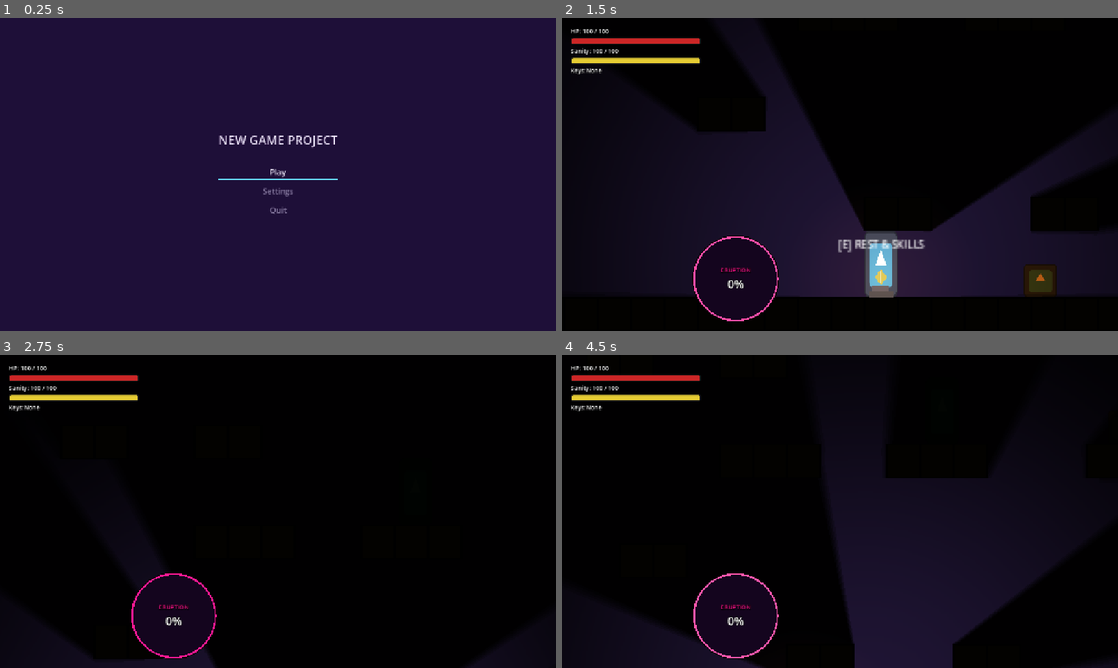
Above: before the commit, frames 1-4 (two rows, left to right).
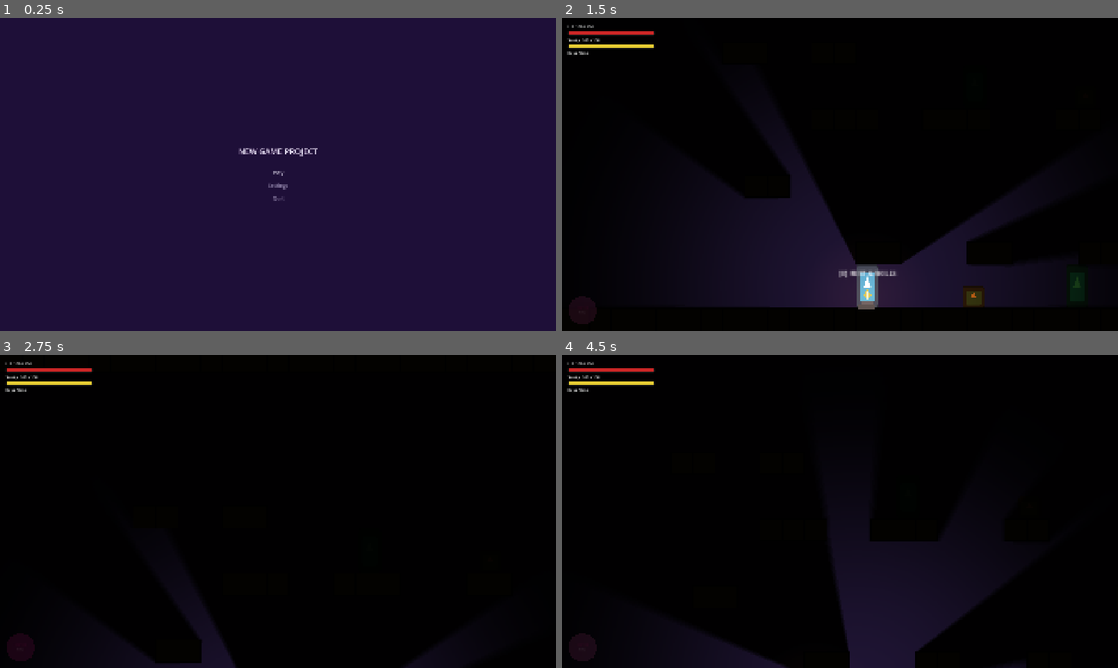
Above: after the commit, the same moments.

Repository: hikarirainbow/New-Project
Game: Godot game, scene res://scenes/ui/main_menu.tscn
The game is run twice, just before and just after one commit, with the same random seed, the same clock (stepped at 60 frames per second) and the same inputs. The engine's default icon, where the game draws it, is replaced by a stand-in: a white triangle on a blue panel in a dark square.
Inputs (mouse positions are in pixels of both pictures, inside the frame that each line leads up to):
- Up to frame 1 (0.25 s): no input
- Up to frame 2 (1.5 s): click "Play" at 0.5 s; click "New Game" at 1.25 s
- Up to frame 3 (2.75 s): tap Enter at 2 s; move the mouse to (305, 511) at 2.02 s; hold Up from 2.03 s (still down); tap X (attack) at 2.1 s; tap Space (jump) at 2.27, 2.3, 2.57 s
- Up to frame 4 (4.5 s): keep holding Up; move the mouse to (812, 511) at 2.77 s; tap Space (jump) at 2.85, 3.02, 3.32, 3.8 s; tap X (attack) at 3.05, 3.6 s; move the mouse to (851, 505) at 3.52 s; move the mouse to (834, 517) at 4.27 s; tap C (dash) at 4.35 s

The runs differ from the first frame. In frame 1, 0.8% of the frame differs, in the area x 39-61%, y 37-63%; in frame 2, 17%, in the area x 0-100%, y 2-98%; in frame 3, 4.6%; in frame 4, 11%.

Commit message:
feat: optimize eruption indicator UI, implement grab enemy telegraphing warning, reaction delay, and fencing cooldown logic

Diff:
--- a/project.godot
+++ b/project.godot
@@ -23,8 +23,8 @@
 
 [display]
 
-window/size/viewport_width=1280
-window/size/viewport_height=720
+window/size/viewport_width=1920
+window/size/viewport_height=1080
 window/stretch/mode="canvas_items"
 
 [input]
--- a/scenes/enemies/grab_enemy.gd
+++ b/scenes/enemies/grab_enemy.gd
@@ -29,10 +29,10 @@
 # Attack Settings
 @export_group("Attack Settings")
 @export var attack_range: float = 60.0
-@export var attack_cooldown: float = 1.5
-@export var attack_duration: float = 0.3
-@export var attack_damage_window_start: float = 0.1
-@export var attack_damage_window_end: float = 0.25
+@export var attack_cooldown: float = 2.2
+@export var attack_duration: float = 1.0
+@export var attack_damage_window_start: float = 0.8
+@export var attack_damage_window_end: float = 0.95
 
 var attack_cooldown_timer: float = 0.0
 var attack_active_timer: float = 0.0
@@ -102,7 +102,11 @@
 
 	# Knockback processing (shared from Actor)
 	if knockback_timer > 0.0:
-		is_attacking_state = false # Interrupt attack on hit/knockback
+		if is_attacking_state:
+			is_attacking_state = false # Interrupt attack on hit/knockback
+			if has_node("Sprite2D"):
+				$Sprite2D.modulate = Color(1.0, 1.0, 1.0, 1.0)
+			queue_redraw()
 		if current_state == State.ATTRACTED:
 			knockback_timer = 0.0
 		else:
@@ -122,6 +126,19 @@
 
 		# Active damage window check
 		var time_elapsed = attack_duration - attack_active_timer
+
+		# Telegraphing visual: flash/modulate red during wind-up
+		if has_node("Sprite2D"):
+			if time_elapsed < attack_damage_window_start:
+				var flash = int(time_elapsed * 15.0) % 2 == 0
+				$Sprite2D.modulate = Color(1.0, 0.3, 0.3, 1.0) if flash else Color(1.0, 0.8, 0.8, 1.0)
+			else:
+				# Restore standard modulate for active frames and recovery
+				if current_state == State.DEAD:
+					$Sprite2D.modulate = Color(0.5, 0.5, 0.5, 1.0)
+				else:
+					$Sprite2D.modulate = Color(1.0, 1.0, 1.0, 1.0)
+
 		if time_elapsed >= attack_damage_window_start and time_elapsed <= attack_damage_window_end:
 			if not has_dealt_damage_this_attack and player_ref and is_instance_valid(player_ref) and player_ref.current_state != player_ref.State.DEFEATED:
 				var player_pos = player_ref.global_position
@@ -138,6 +155,8 @@
 
 		if attack_active_timer <= 0.0:
 			is_attacking_state = false
+			if has_node("Sprite2D"):
+				$Sprite2D.modulate = Color(1.0, 1.0, 1.0, 1.0)
 
 		queue_redraw()
 		return
@@ -156,6 +175,7 @@
 	# Transition → CHASE if player is within radius
 	if player_ref and global_position.distance_to(player_ref.global_position) <= chase_radius:
 		current_state = State.CHASE
+		attack_cooldown_timer = 0.8 # Initial reaction delay when spotting player
 		return
 
 	var should_flip := false
@@ -217,15 +237,37 @@
 	if has_node("Sprite2D"):
 		$Sprite2D.flip_h = direction < 0
 
+	var move_direction := direction
+	var current_speed := chase_speed
+
+	# Maintain combat distance during cooldown to prevent collision contact damage spam
+	if attack_cooldown_timer > 0.0:
+		var retreat_threshold = attack_range + 10.0 # 70px
+		var stop_threshold = attack_range + 35.0    # 95px
+
+		if dist < retreat_threshold:
+			# Too close! Back away slowly (opposite of player direction)
+			move_direction = -direction
+			current_speed = patrol_speed * 0.8
+		elif dist <= stop_threshold:
+			# In the sweet spot, stand still and wait
+			move_direction = 0
+			current_speed = 0.0
+		else:
+			# Too far, close the gap slowly
+			move_direction = direction
+			current_speed = chase_speed * 0.7
+
 	# Simple wall-jump: if blocked by wall and player is above, jump
-	wall_ray.target_position.x = direction * wall_raycast_length
-	wall_ray.force_raycast_update()
-	if wall_ray.is_colliding() and is_on_floor():
-		var dy := player_ref.global_position.y - global_position.y
-		if dy < jump_height_threshold:
-			velocity.y = -wall_jump_force
-
-	velocity.x = direction * chase_speed
+	if move_direction != 0:
+		wall_ray.target_position.x = move_direction * wall_raycast_length
+		wall_ray.force_raycast_update()
+		if wall_ray.is_colliding() and is_on_floor():
+			var dy := player_ref.global_position.y - global_position.y
+			if dy < jump_height_threshold:
+				velocity.y = -wall_jump_force
+
+	velocity.x = move_direction * current_speed
 	move_and_slide()
 	_apply_contact_damage()
 
@@ -251,6 +293,8 @@
 # ── DEATH (override Actor.die) ───────────────────────────────────────────────
 func die() -> void:
 	current_state = State.DEAD
+	is_attacking_state = false
+	queue_redraw()
 
 	# Remove enemy collision; keep floor collision so corpse doesn't fall through
 	set_deferred("collision_layer", 0)
@@ -332,8 +376,38 @@
 	if current_state == State.ATTRACTED:
 		final_amount = amount * 2
 		super(final_amount, Vector2.ZERO, attacker)
-	else:
-		super(final_amount, source_position, attacker)
+		return
+
+	# Check if hit during attack wind-up (charge phase)
+	if is_attacking_state:
+		var time_elapsed = attack_duration - attack_active_timer
+		if time_elapsed < attack_damage_window_start:
+			# Wind-up phase: 20% chance to disrupt (reset wind-up)
+			if randf() < 0.20:
+				# Reset wind-up to start
+				attack_active_timer = attack_duration
+				has_dealt_damage_this_attack = false
+				print("[COMBAT] ", name, " wind-up disrupted! Resetting charge.")
+				# Play a quick visual cue (flash bright white briefly)
+				if has_node("Sprite2D"):
+					$Sprite2D.modulate = Color(2.0, 2.0, 2.0, 1.0)
+					var t = create_tween()
+					t.tween_property($Sprite2D, "modulate", Color(1.0, 0.3, 0.3, 1.0), 0.1)
+				# Deal damage but NO knockback (pass Vector2.ZERO)
+				super(final_amount, Vector2.ZERO, attacker)
+				queue_redraw()
+				return
+			else:
+				# 80% chance: ignore interrupt (super armor), deal damage but NO knockback
+				print("[COMBAT] ", name, " ignored interrupt during wind-up (super armor).")
+				super(final_amount, Vector2.ZERO, attacker)
+				return
+		else:
+			# During active/recovery frames, let it be interrupted normally
+			super(final_amount, source_position, attacker)
+			return
+
+	super(final_amount, source_position, attacker)
 
 func _draw() -> void:
 	if is_attacking_state:
--- a/scenes/enemies/orc.gd
+++ b/scenes/enemies/orc.gd
@@ -10,3 +10,4 @@
 	sp_gain = 2
 	contact_hitbox_size = Vector2(60.0, 90.0)
 	key_name_to_drop = "Boss Key"
+	attack_cooldown = 2.8
--- a/scenes/player/components/attract_skill_component.gd
+++ b/scenes/player/components/attract_skill_component.gd
@@ -28,6 +28,7 @@
 
 func cast_skill() -> void:
 	cooldown_timer = cooldown_duration
+	player.attract_cast_timer = 0.3 # Lock player direction/movement during cast
 
 	# Deduct 20 sanity points on cast
 	if player.corruption_component:
--- a/scenes/player/player.gd
+++ b/scenes/player/player.gd
@@ -49,6 +49,7 @@
 var recoil_timer: float = 0.0
 var is_at_checkpoint: bool = false
 var has_double_jumped: bool = false
+var attract_cast_timer: float = 0.0
 
 # Quick Time Event (QTE) tracking variables
 var qte_progress: float = 0.0
@@ -107,6 +108,9 @@
 
 	if recoil_timer > 0.0:
 		recoil_timer -= delta
+
+	if attract_cast_timer > 0.0:
+		attract_cast_timer -= delta
 
 	# Process invincibility timer and sprite flashing effect
 	if invincibility_timer > 0.0:
@@ -136,6 +140,16 @@
 
 # Logic loop for free movement state
 func handle_move_state(delta: float) -> void:
+	# If casting attract skill, lock control/movement and lock direction
+	if attract_cast_timer > 0.0:
+		if is_on_floor():
+			velocity.x = 0.0
+		if not is_on_floor():
+			var active_gravity = gravity * fall_gravity_multiplier if velocity.y > 0 else gravity
+			velocity.y += active_gravity * delta
+		move_and_slide()
+		return
+
 	# Check for special H-scene (rape) trigger
 	if Input.is_action_just_pressed("skill_rape"):
 		var enemies = get_tree().get_nodes_in_group("enemies")
@@ -398,6 +412,10 @@
 	attack_component.interrupt()
 	dash_component.interrupt()
 	climb_component.interrupt()
+	attract_cast_timer = 0.0
+	var attract_skill = get_node_or_null("AttractSkillComponent")
+	if attract_skill:
+		attract_skill.cone_alpha = 0.0
 
 	var is_below_half_hp = current_health < max_health * 0.5
 	var would_survive = (current_health - final_amount) > 0
--- a/scenes/ui/eruption_indicator.gd
+++ b/scenes/ui/eruption_indicator.gd
@@ -4,6 +4,11 @@
 var title_label: Label = null
 var value_label: Label = null
 var player_ref: Player = null
+
+# Dynamic Opacity & Alert Configuration
+var target_opacity: float = 0.1
+var show_timer: float = 0.0
+var prev_eruption_progress: float = -1.0
 
 func _ready() -> void:
 	# Configure anchors for bottom-left positioning
@@ -12,14 +17,20 @@
 	anchor_left = 0.0
 	anchor_right = 0.0
 
-	# 200x200 pixels size, shifted right by 300px, 20px margin from bottom
-	offset_left = 300.0
-	offset_top = -220.0
-	offset_right = 500.0
+	# 100x100 pixels size, shifted right by 20px, 20px margin from bottom
+	offset_left = 20.0
+	offset_top = -120.0
+	offset_right = 120.0
 	offset_bottom = -20.0
 
-	custom_minimum_size = Vector2(200, 200)
+	custom_minimum_size = Vector2(100, 100)
 	mouse_filter = Control.MOUSE_FILTER_IGNORE
+
+	# Set pivot to center for nice scale pulsing animations
+	pivot_offset = Vector2(50, 50)
+
+	# Start with low opacity
+	modulate.a = 0.1
 
 	# Set up VBoxContainer for centering labels
 	var vbox = VBoxContainer.new()
@@ -27,28 +38,29 @@
 	vbox.set_anchors_preset(Control.PRESET_FULL_RECT)
 	vbox.alignment = BoxContainer.ALIGNMENT_CENTER
 	vbox.mouse_filter = Control.MOUSE_FILTER_IGNORE
+	vbox.add_theme_constant_override("separation", -2)
 	add_child(vbox)
 
-	# Title Label
+	# Title Label (Small "ERUPTION")
 	title_label = Label.new()
 	title_label.name = "TitleLabel"
 	title_label.text = "ERUPTION"
 	title_label.horizontal_alignment = HORIZONTAL_ALIGNMENT_CENTER
-	title_label.add_theme_font_size_override("font_size", 14)
+	title_label.add_theme_font_size_override("font_size", 8)
 	title_label.add_theme_color_override("font_color", Color(1.0, 0.078, 0.576)) # Hot Pink
 	title_label.add_theme_color_override("font_outline_color", Color(0, 0, 0, 1))
-	title_label.add_theme_constant_override("outline_size", 5)
+	title_label.add_theme_constant_override("outline_size", 3)
 	vbox.add_child(title_label)
 
-	# Value Label
+	# Value Label (Larger "%")
 	value_label = Label.new()
 	value_label.name = "ValueLabel"
 	value_label.text = "0%"
 	value_label.horizontal_alignment = HORIZONTAL_ALIGNMENT_CENTER
-	value_label.add_theme_font_size_override("font_size", 26)
+	value_label.add_theme_font_size_override("font_size", 14)
 	value_label.add_theme_color_override("font_color", Color(1.0, 1.0, 1.0))
 	value_label.add_theme_color_override("font_outline_color", Color(0, 0, 0, 1))
-	value_label.add_theme_constant_override("outline_size", 5)
+	value_label.add_theme_constant_override("outline_size", 4)
 	vbox.add_child(value_label)
 
 	# Fetch player reference
@@ -64,16 +76,42 @@
 		var eruption_progress = (100.0 - max_sanity_val) / 50.0 * 100.0
 		value_label.text = "%d%%" % int(round(eruption_progress))
 
+		# If Eruption progress changed, trigger 3-second visibility window and pulse scale
+		if prev_eruption_progress >= 0.0 and abs(eruption_progress - prev_eruption_progress) > 0.01:
+			show_timer = 3.0
+			var tween = create_tween()
+			tween.tween_property(self, "scale", Vector2(1.15, 1.15), 0.1).set_trans(Tween.TRANS_SINE).set_ease(Tween.EASE_OUT)
+			tween.tween_property(self, "scale", Vector2(1.0, 1.0), 0.15).set_trans(Tween.TRANS_SINE).set_ease(Tween.EASE_IN)
+
+		prev_eruption_progress = eruption_progress
+
+		# H-scene active check
+		var h_scene_active = player_ref._h_scene_active
+
 		# If H-scene is active, flash red/pink title alert
-		if player_ref._h_scene_active:
+		if h_scene_active:
 			title_label.add_theme_color_override("font_color", Color(1.0, 0.1, 0.1))
 		else:
 			title_label.add_theme_color_override("font_color", Color(1.0, 0.078, 0.576))
+
+		# Update show timer
+		if show_timer > 0.0:
+			show_timer -= delta
+
+		# Determine target opacity
+		if h_scene_active or show_timer > 0.0:
+			target_opacity = 1.0
+		else:
+			target_opacity = 0.1
 	else:
 		value_label.text = "0%"
+		target_opacity = 0.1
+
+	# Smoothly interpolate opacity toward target
+	modulate.a = move_toward(modulate.a, target_opacity, 2.5 * delta)
 
 func _draw() -> void:
-	var center = Vector2(100.0, 100.0)
+	var center = Vector2(50.0, 50.0)
 	var time = Time.get_ticks_msec() / 1000.0
 
 	var is_erupting = false
@@ -84,25 +122,25 @@
 
 	var pulse = 0.5 + 0.5 * sin(time * pulse_speed)
 
-	# 1. Draw outer black outline (radius 100.0)
-	draw_circle(center, 100.0, Color(0.0, 0.0, 0.0, 1.0))
+	# 1. Draw outer black outline (radius 50.0)
+	draw_circle(center, 50.0, Color(0.0, 0.0, 0.0, 1.0))
 
-	# 2. Draw pink border (radius 98.0, leaves a 2px outer black outline)
+	# 2. Draw pink border (radius 49.0, leaves a 1px outer black outline)
 	var pink_color = Color(1.0, 0.078, 0.576).lerp(Color(1.0, 0.4, 0.7), pulse if not is_erupting else pulse * 0.5)
 	if is_erupting:
 		pink_color = pink_color.lerp(Color(1.0, 0.0, 0.0), pulse) # Pulse to red when erupting
-	draw_circle(center, 98.0, pink_color)
+	draw_circle(center, 49.0, pink_color)
 
-	# 3. Draw inner purple-black background (radius 94.0, leaves a 4px pink border width)
+	# 3. Draw inner purple-black background (radius 47.0, leaves a 2px pink border width)
 	var purple_black = Color(0.08, 0.02, 0.12, 1.0)
-	draw_circle(center, 94.0, purple_black)
+	draw_circle(center, 47.0, purple_black)
 
 	# 4. Draw dynamic inner glowing core reflecting current eruption progress
 	if player_ref and player_ref.corruption_component:
 		var max_sanity_val = player_ref.corruption_component.max_sanity
 		var ratio = (100.0 - max_sanity_val) / 50.0
 		if ratio > 0.01:
-			var core_radius = 90.0 * ratio
+			var core_radius = 45.0 * ratio
 			var core_color = Color(1.0, 0.078, 0.576, 0.15 + 0.08 * sin(time * pulse_speed))
 			if is_erupting:
 				core_color = Color(1.0, 0.0, 0.0, 0.25 + 0.15 * sin(time * pulse_speed))
Not shown, changed: export_presets.cfg
